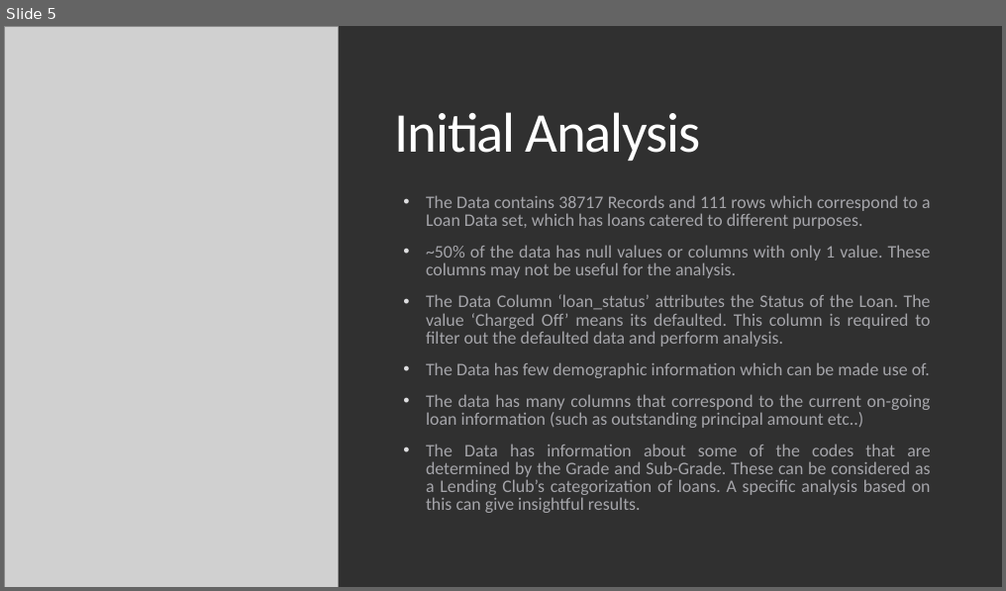
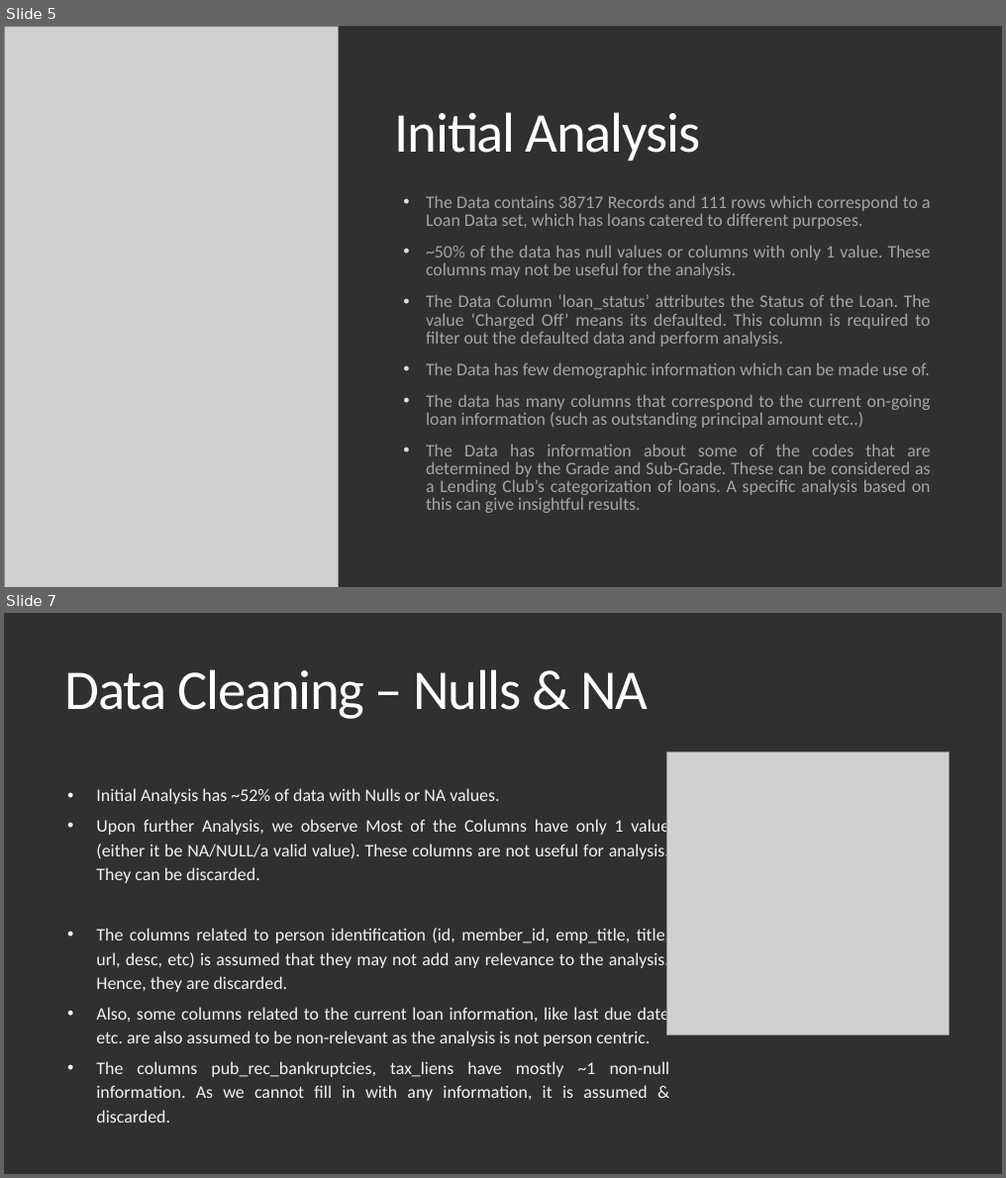
Before and after one commit to Vasista-Eranki/LendingClubCaseStudy, a slide deck: Lending Club Case Study.pptx. Shown one above the other, each under a label of ours: slide 5 before the commit, slides 5 and 7 after it; the slides between them are not shown. The pictures are 1006x591 and 1006x1178 pixels, drawn with LibreOffice and Linux fonts; fonts in the diff are those of the drawing; grey boxes stand for pictures. Boxes give left, top, right and bottom in pixels: in the first picture for what was removed or moved away, otherwise in the second. Text is boxed around its words. In the diff, an @@ line names an element or a change of style, - is before the commit and + after.

Commit message:
Presentation updates till Univariate Analysis

```diff
--- a/Lending Club Case Study.pptx
+++ b/Lending Club Case Study.pptx
@@ slide 7 added at <box>4,613,1002,1174</box>, background #303030 @@
@@ title added at <box>65,669,648,719</box>, 54 pt, text #FFFFFF @@
+Data Cleaning – Nulls & NA
@@ picture added at <box>667,753,949,1035</box> @@
@@ text added at <box>96,788,670,1123</box>, 17 pt, text #F2F2F2 @@
+  • Initial Analysis has ~52% of data with Nulls or NA values.
+  • Upon further Analysis, we observe Most of the Columns have only 1 value (either it be NA/NULL/a valid value). These columns are not useful for analysis. They can be discarded.
+  • The columns related to person identification (id, member_id, emp_title, title, url, desc, etc) is assumed that they may not add any relevance to the analysis. Hence, they are discarded.
+  • Also, some columns related to the current loan information, like last due date etc. are also assumed to be non-relevant as the analysis is not person centric.
+  • The columns pub_rec_bankruptcies, tax_liens have mostly ~1 non-null information. As we cannot fill in with any information, it is assumed & discarded.
```
Also in this commit, not shown: 3 slides changed, 14 other slides added, 1 slide removed, 1 other file.
